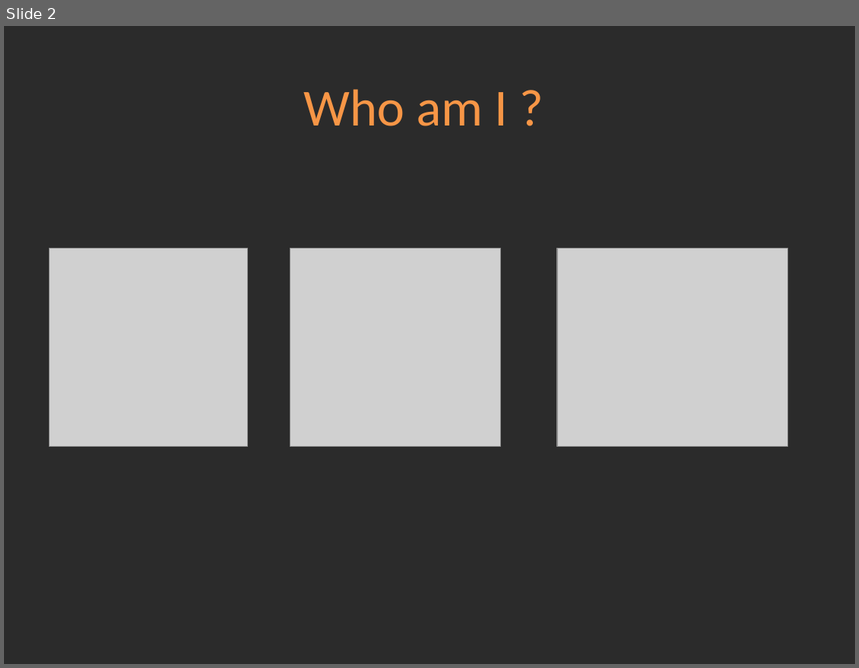
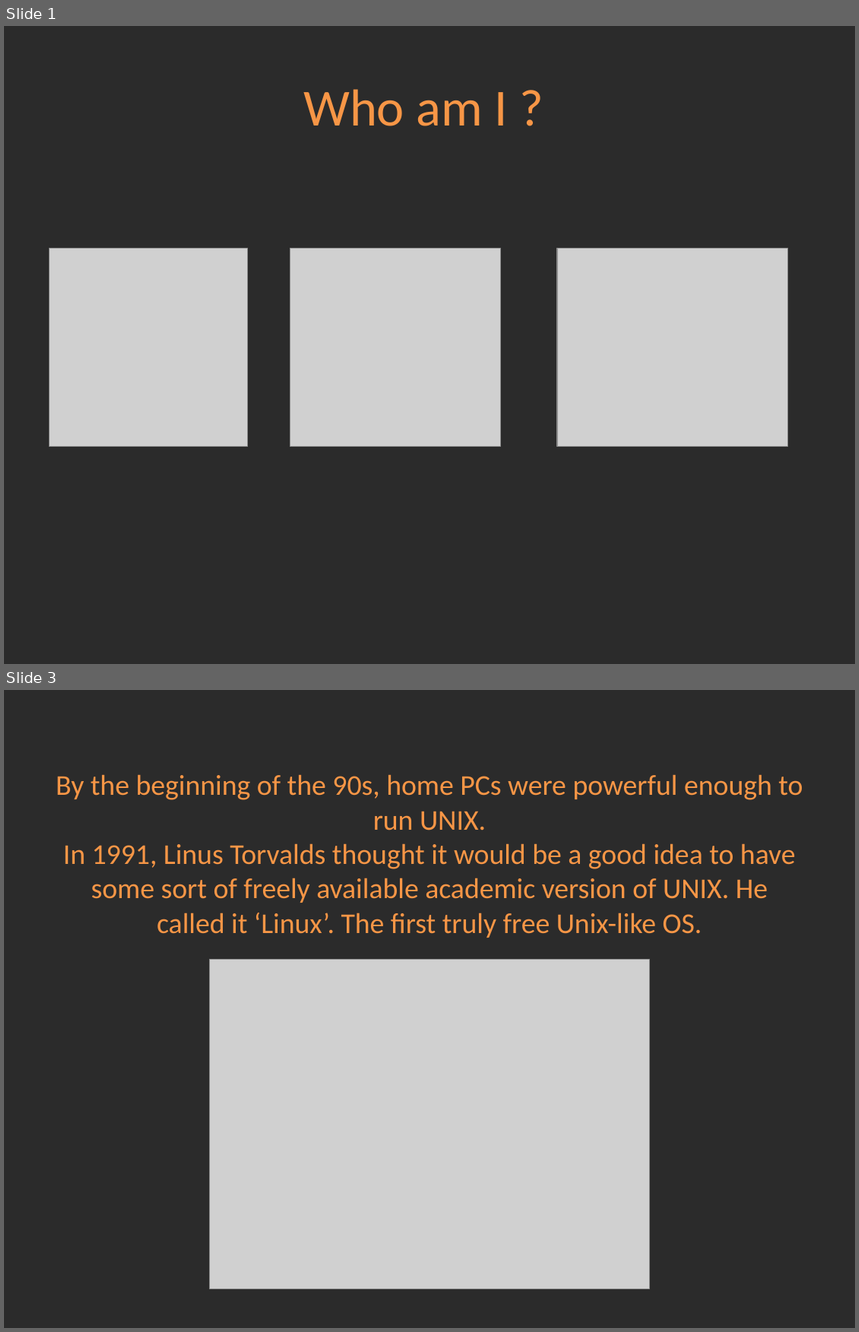
Before and after one commit to Academy-Soft-Intellect/Linux-Course, a slide deck: 1.Introduction/01-Introduction.pptx. Shown one above the other, each under a label of ours: slide 2 before the commit, slides 1 and 3 after it; the slides between them are not shown. The pictures are 859x668 and 859x1332 pixels, drawn with LibreOffice and Linux fonts; fonts in the diff are those of the drawing; grey boxes stand for pictures; background and template pictures are left out; a plain dark background stands for a picture behind light text. Boxes give left, top, right and bottom in pixels: in the first picture for what was removed or moved away, otherwise in the second. Text is boxed around its words. In the diff, an @@ line names an element or a change of style, - is before the commit and + after.

```diff
--- a/1.Introduction/01-Introduction.pptx
+++ b/1.Introduction/01-Introduction.pptx
@@ slide 3 added at <box>4,690,855,1328</box>, background picture (left out) @@
@@ title added at <box>56,774,803,938</box>, 24.3 pt, text #F79646 @@
+By the beginning of the 90s, home PCs were powerful enough to run UNIX.
+In 1991, Linus Torvalds thought it would be a good idea to have some sort of freely available academic version of UNIX. He called it ‘Linux’. The first truly free Unix-like OS.
@@ picture added at <box>210,960,650,1290</box> @@
@@ what was slide 2 is now slide 1 @@
```
Also in this commit, not shown: 2 other slides added.
